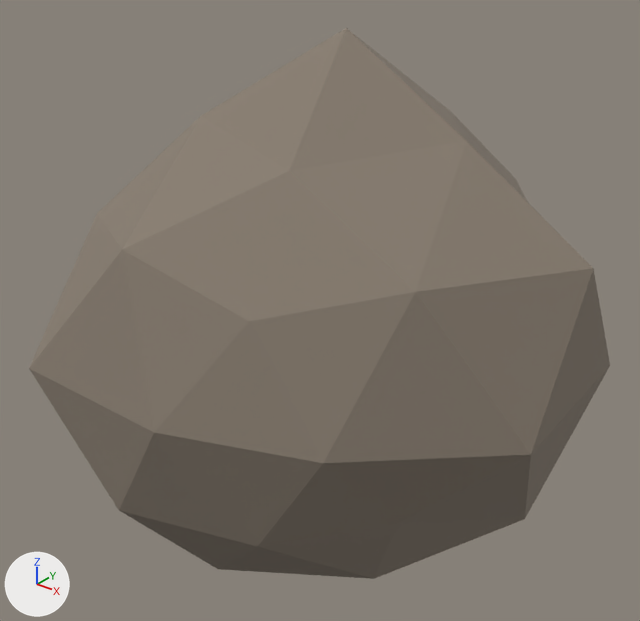
The glTF model assets/asteroid_S.glb: old version first, new version second.
Both versions are drawn from a 50 mm lens placed at (1.114, -1.476, 0.929), pointed at (-0.051, -0.021, 0.026). The axes (+X, +Y, +Z) are drawn at lower left. The lights are the same throughout. The older version comes first. Vertices at exactly the same position are counted once.

Script lines for the objects in view, before the commit:
```python
mat_vr_rock = principled_material('VR_Rock')
mat_vr_rock.base_color = (0.254, 0.212, 0.168)  # brown #8a7f72
mat_vr_rock.metallic = 0.05
mat_vr_rock.roughness = 0.95
me_icosphere_008 = bpy.data.meshes.new('Icosphere.008')
me_icosphere_008.from_pydata(...)  # 42 vertices, 80 faces; spans x -0.583..0.582, y -0.582..0.6, z -0.56..0.663
me_icosphere_008.materials.append(mat_vr_rock)  # brown #8a7f72
ob_vr_rock_s = bpy.data.objects.new('VR_Rock_S', me_icosphere_008)
ob_vr_rock_s.location = (0.0, 0.0, 0.0)
```
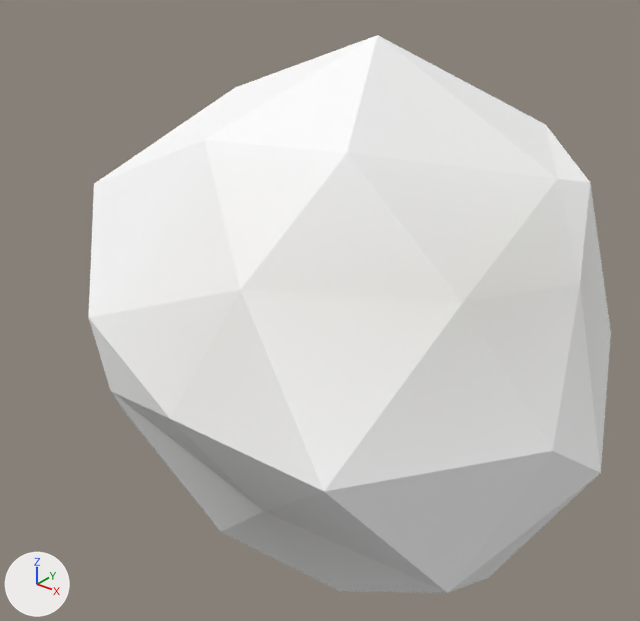
Location of each change, [x1, y1, x2, y2] in pixels of the pictures (640 x 621 px; the box of a moved part takes in the faces that stretch with it):
'VR_Rock_S', recoloured, reshaped (10% narrower): before [29, 28, 610, 579]; after [89, 35, 611, 593]
part 1 of me_icosphere_008, moved or reshaped: before [29, 28, 610, 579]; after [89, 35, 611, 593]

What changed in the scene script:
```text
Change mat_vr_rock:
    where n0 = _N.new('ShaderNodeBsdfPrincipled'); n0.name = 'Principled BSDF'
    remove n0.inputs[0].default_value = (0.254, 0.212, 0.168, 1.0)  # 'Base Color', brown #8a7f72
    add n2 = _N.new('ShaderNodeVertexColor'); n2.name = 'Color Attribute'
    add _L.new(n2.outputs[0], n0.inputs[0])  # 'Color' to 'Base Color'
Change me_icosphere_008:
    used by ob_vr_rock_s; location = (0.0, 0.0, 0.0)
    remove me_icosphere_008.from_pydata(...)  # 42 vertices, 80 faces; spans x -0.583..0.582, y -0.582..0.6, z -0.56..0.663
    add me_icosphere_008.from_pydata(...)  # 42 vertices, 80 faces; spans x -0.649..0.649, y -0.522..0.522, z -0.646..0.646
    me_icosphere_008 part 1: 42 of 42 vertices moved; they spanned x -0.583..0.582, y -0.582..0.6, z -0.56..0.663 and now span x -0.649..0.649, y -0.522..0.522, z -0.646..0.646; mean shift (0.024, 0.032, 0.007)
    me_icosphere_008 part 2: vertex colours changed
```
